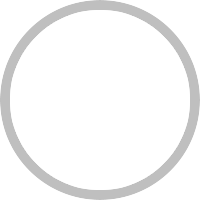
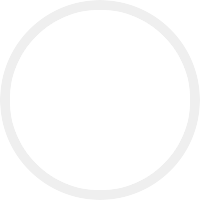
Before/after of a w=200, h=200 layered artwork. What changed in the layer stack:
pixels changed over [0, 0, 200, 200] (layer not identified)